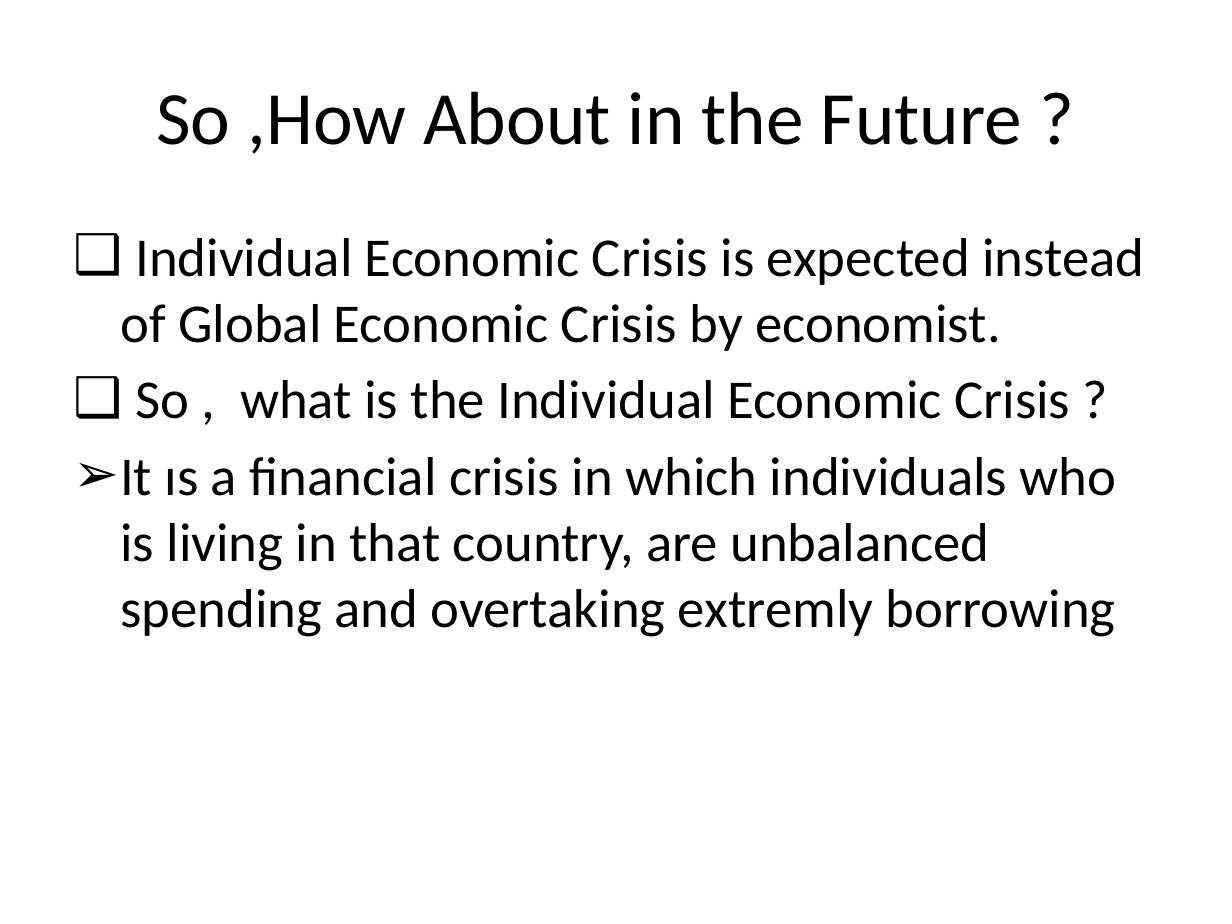
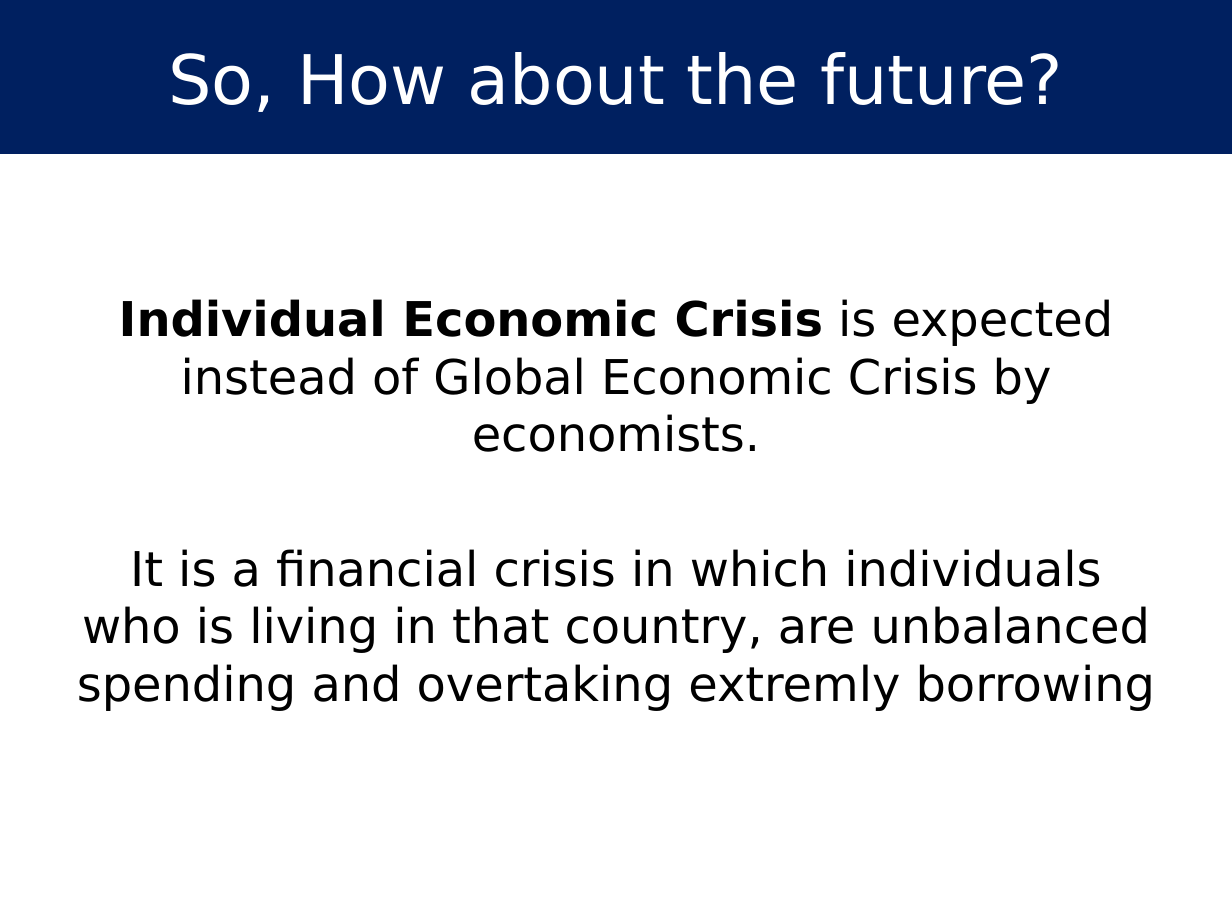
Before and after one commit to hakanyildiz/BIM444-Computer-Engineering-Apps, a slide deck: slide 7 of Documents/DUYARLIOL.pptx (slide 8 before the commit). Drawn at 1232x924 pixels with LibreOffice and Linux fonts; fonts in the diff are those of the drawing. Boxes give left, top, right and bottom in pixels: in the first picture for what was removed or moved away, otherwise in the second. Text is boxed around its words. In the diff, an @@ line names an element or a change of style, - is before the commit and + after.

```diff
--- a/Documents/DUYARLIOL.pptx
+++ b/Documents/DUYARLIOL.pptx
@@ rectangle added at (0,0,1232,154), fill #002060, 40 pt, text #FFFFFF @@
+So, How about the future?
@@ text at (77,299,1156,711): text changed; size 32 to 28 pt; font Calibri to DejaVu Sans @@
-❑ Individual Economic Crisis is expected instead of Global Economic Crisis by economist.
-❑ So , what is the Individual Economic Crisis ?
-➢ It ıs a financial crisis in which individuals who is living in that country, are unbalanced spending and overtaking extremly borrowing
+Individual Economic Crisis is expected instead of Global Economic Crisis by economists.
+It is a financial crisis in which individuals who is living in that country, are unbalanced spending and overtaking extremly borrowing
```
Also in this commit, not shown: 17 other slides changed, 2 slides added, 2 slides removed.
